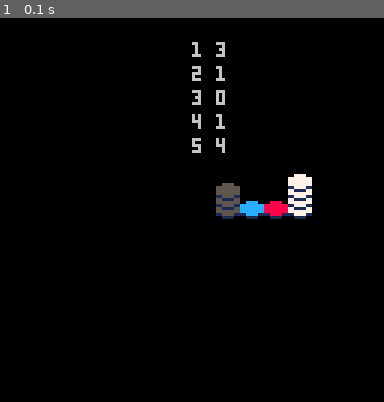
Above: before the commit, frame 1.
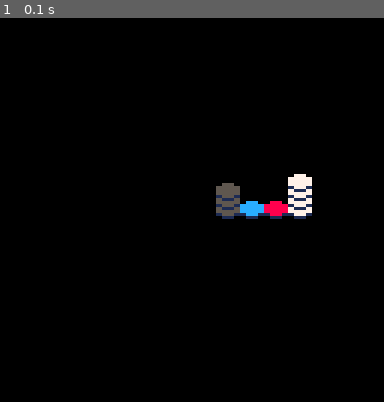
Above: after the commit, the same moment.

Repository: UA-koval/blackjack-pico-8
Game: PICO-8 cartridge chips_draw_algo.p8
Same seed, same stepped clock (60 frames per second), same inputs: the game is played once before the commit and once after it.
Inputs:
- Up to frame 1 (0.1 s): no input

The runs differ from the first frame. In frame 1, 0.6% of the frame differs, in the area x 50-59%, y 6-36%.

Commit message:
Upload typeface test file

Diff:
--- a/chips_draw_algo.p8
+++ b/chips_draw_algo.p8
@@ -26,8 +26,7 @@
 end
 
 n=6-i
-print(chip_amount[i],72,i*8)
-print(i,64,i*8)
+
 
 for j=1,chip_amount[i] do
 
--- /dev/null
+++ b/typeface.p8
@@ -0,0 +1,13 @@
+pico-8 cartridge // http://www.pico-8.com
+version 41
+__lua__
+-- …∧░➡️⧗▤⬆️☉🅾️◆
+--  █★⬇️✽●♥웃⌂⬅️
+--   ▥❎🐱ˇ▒♪😐
+__gfx__
+00000000000000000000000000000000000000000000000000000000000000000000000000000000000000000000000000000000000000000000000000000000
+00000000000000000000000000000000000000000000000000000000000000000000000000000000000000000000000000000000000000000000000000000000
+00700700000000000000000000000000000000000000000000000000000000000000000000000000000000000000000000000000000000000000000000000000
+00077000000000000000000000000000000000000000000000000000000000000000000000000000000000000000000000000000000000000000000000000000
+00077000000000000000000000000000000000000000000000000000000000000000000000000000000000000000000000000000000000000000000000000000
+00700700000000000000000000000000000000000000000000000000000000000000000000000000000000000000000000000000000000000000000000000000
